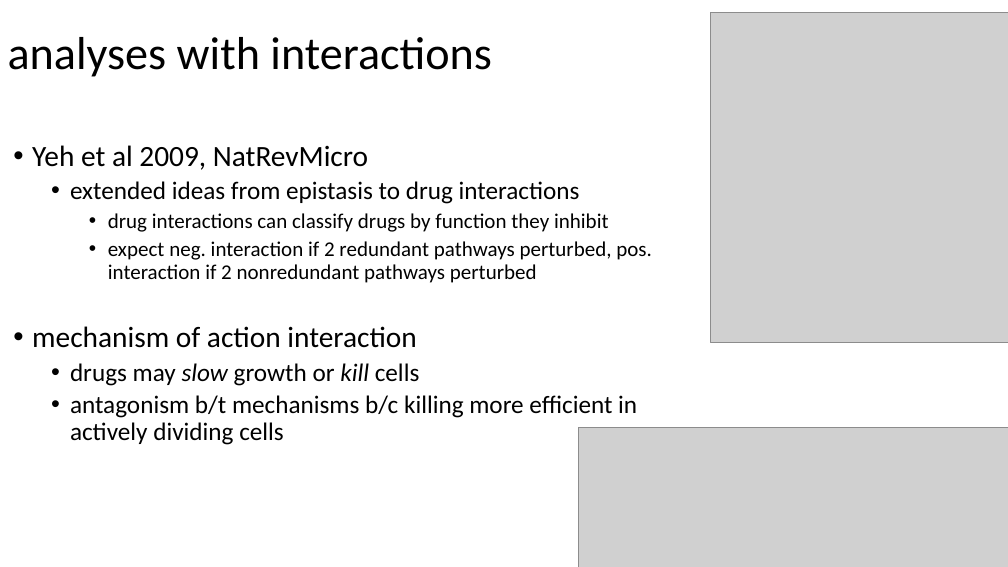
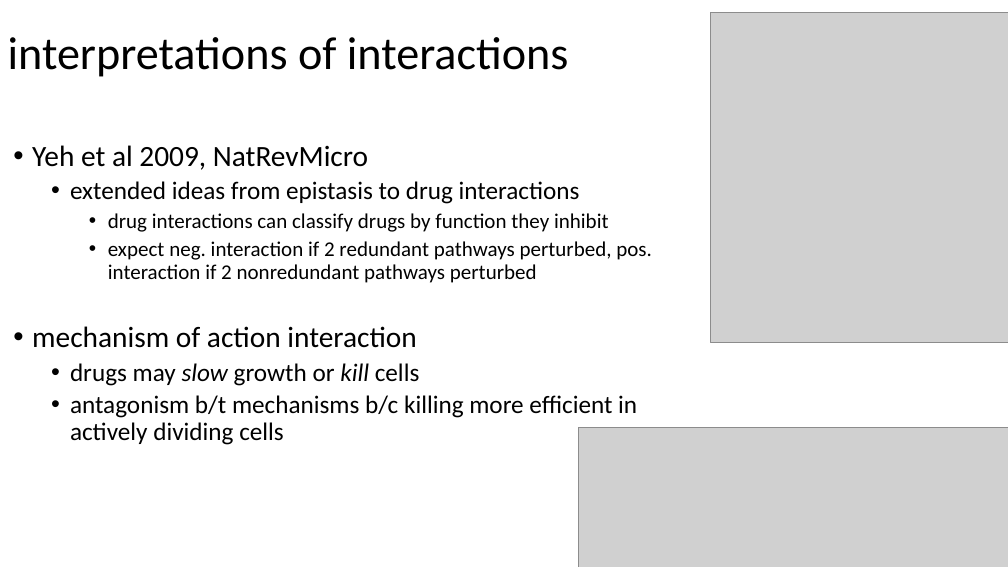
Before and after one commit to brian-arnold/epistasis_reanalysis, a slide deck: slide 18 of drug_data/drug_data_reanalysis.pptx. Drawn at 1008x567 pixels with LibreOffice and Linux fonts; fonts in the diff are those of the drawing; grey boxes stand for pictures. Boxes give left, top, right and bottom in pixels: in the first picture for what was removed or moved away, otherwise in the second. Text is boxed around its words. In the diff, an @@ line names an element or a change of style, - is before the commit and + after.

```diff
--- a/drug_data/drug_data_reanalysis.pptx
+++ b/drug_data/drug_data_reanalysis.pptx
@@ title at (x1=8, y1=37, x2=569, y2=77): text changed @@
-analyses with interactions
+interpretations of interactions
```
Also in this commit, not shown: 7 slides added, 7 other files.
